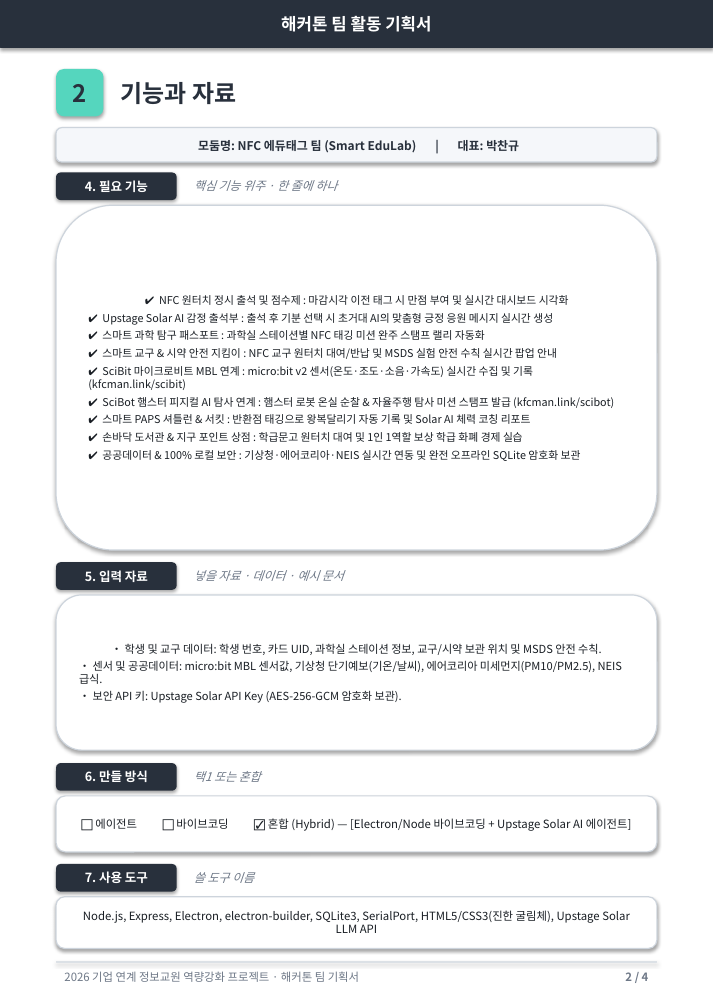
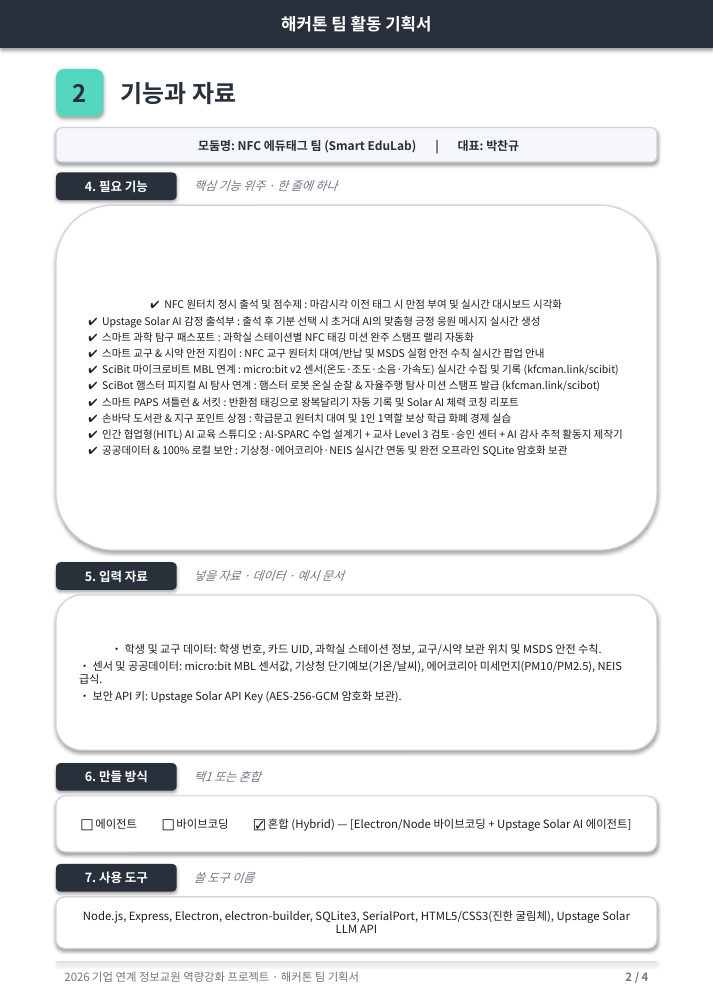
Before and after one commit to kfcman21/nfc-attendance, a slide deck: slide 2 of (완성본)해커톤_팀_활동_기획서_NFC에듀태그.pptx. Drawn at 713x1008 pixels with LibreOffice and Linux fonts; fonts in the diff are those of the drawing. Boxes give left, top, right and bottom in pixels: in the first picture for what was removed or moved away, otherwise in the second. Text is boxed around its words. In the diff, an @@ line names an element or a change of style, - is before the commit and + after.

```diff
--- a/(완성본)해커톤_팀_활동_기획서_NFC에듀태그.pptx
+++ b/(완성본)해커톤_팀_활동_기획서_NFC에듀태그.pptx
@@ text in rounded rectangle at box(102, 299, 619, 456): size 9 to 8.8 pt in "✔ NFC 원터치 정시 출석 및 점수제 ...", "✔ Upstage Solar AI 감정 출석부 : ...", "✔ 스마트 과학 탐구 패스포트 : 과학실 ...", "✔ 스마트 교구 & 시약 안전 지킴이 ..." and 5 more places; less space between paragraphs @@
@@ text in rounded rectangle at box(102, 429, 623, 440): paragraph added @@
+✔ 인간 협업형(HITL) AI 교육 스튜디오 : AI-SPARC 수업 설계기 + 교사 Level 3 검토·승인 센터 + AI 감사 추적 활동지 제작기
```
Also in this commit, not shown: 3 other slides changed, 3 other files.
